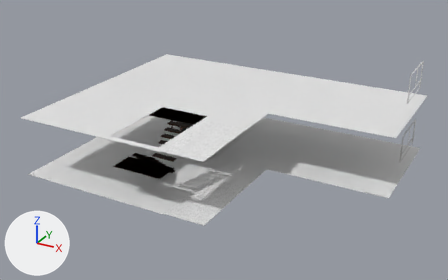
The FBX model Proyecto_CG/Programa/bin/models/brillosos.fbx, before and after one commit.
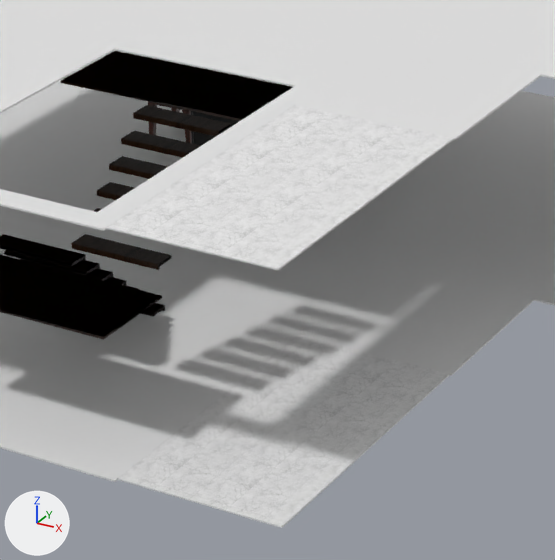
There are two pictures of each version: one whole from a camera (50 mm lens) standing at (5.85, -25.72, 14.03) and looking at (-8.02, -0.5, 1.43), one close up on the part from 30% to 61% of the width and 34% to 83% of the height. Arrows for +X, +Y and +Z are at lower left; the lights stay in place. Where no turn or scale is listed for an object, it has been applied to the vertices.

In view in the first close-up: 'P2_Piso', 'P2_pisobanio', 'PB_piso', 'PB_pisobanio', 'wood'.
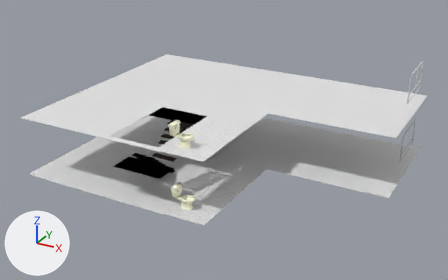
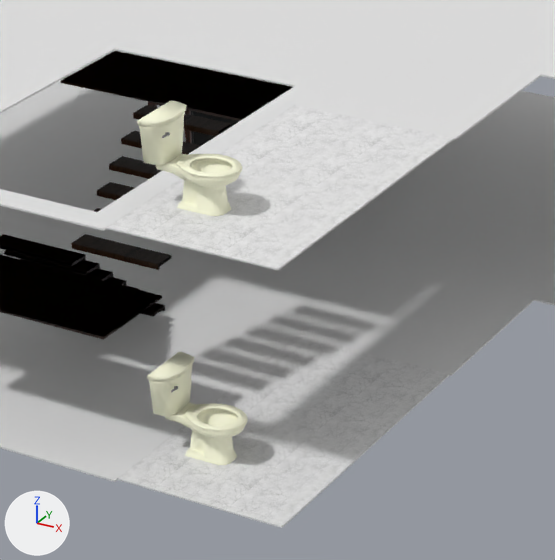
Pixel boxes [x1, y1, x2, y2] of what changed, in the close-ups (555 x 560 px):
'P2_Toilet', added
    after: [137, 101, 242, 216]
    faces in mat_ceramic_001 (picture img_claro_jpg): [137, 101, 242, 216]
    faces in mat_material_035 (picture img_claro_jpg): [177, 154, 242, 178]
'P2_Toilet.001', added
    after: [147, 352, 248, 465]
    faces in mat_ceramic_003 (picture img_claro_jpg): [147, 352, 248, 465]
    faces in mat_material_037 (picture img_claro_jpg): [185, 403, 247, 431]

The change, as a list of edits to the scene's bpy script:
```text
Add img_metal_jpg:
    img_metal_jpg = load_image('metal.jpg', 'brillosos.fbm/metal.jpg', 224, 224, 'sRGB')
Add img_claro_jpg:
    img_claro_jpg = load_image('claro.jpg', 'brillosos.fbm/claro.jpg', 500, 500, 'sRGB')
Add mat_steel_001:
    mat_steel_001 = principled_material('Steel.001')
    mat_steel_001.texture = img_metal_jpg
Add mat_ceramic_001:
    mat_ceramic_001 = principled_material('Ceramic.001')
    mat_ceramic_001.texture = img_claro_jpg
Add mat_material_035:
    mat_material_035 = principled_material('Material.035')
    mat_material_035.texture = img_claro_jpg
Add mat_material_037:
    mat_material_037 = principled_material('Material.037')
    mat_material_037.texture = img_claro_jpg
Add mat_steel_003:
    mat_steel_003 = principled_material('Steel.003')
    mat_steel_003.texture = img_metal_jpg
Add mat_ceramic_003:
    mat_ceramic_003 = principled_material('Ceramic.003')
    mat_ceramic_003.texture = img_claro_jpg
Add me_cube_029:
    me_cube_029.from_pydata(...)  # 629 vertices, 960 faces; spans x -8.005..-6.966, y -5.447..-4.796, z 3.038..4.038
    # faces by material slot: [182, 740, 38]
    me_cube_029.materials.append(mat_material_035)  # picture img_claro_jpg
    me_cube_029.materials.append(mat_ceramic_001)  # picture img_claro_jpg
    me_cube_029.materials.append(mat_steel_001)  # picture img_metal_jpg
Add me_cube_031:
    me_cube_031.from_pydata(...)  # 629 vertices, 960 faces; spans x -8.005..-6.966, y -5.447..-4.796, z 0.008..1.008
    # faces by material slot: [182, 740, 38]
    me_cube_031.materials.append(mat_material_037)  # picture img_claro_jpg
    me_cube_031.materials.append(mat_ceramic_003)  # picture img_claro_jpg
    me_cube_031.materials.append(mat_steel_003)  # picture img_metal_jpg
Add ob_p2_toilet:
    ob_p2_toilet = bpy.data.objects.new('P2_Toilet', me_cube_029)
    ob_p2_toilet.location = (0.0, 0.0, 0.0)
Add ob_p2_toilet_001:
    ob_p2_toilet_001 = bpy.data.objects.new('P2_Toilet.001', me_cube_031)
    ob_p2_toilet_001.location = (0.0, 0.0, 0.0)
```
